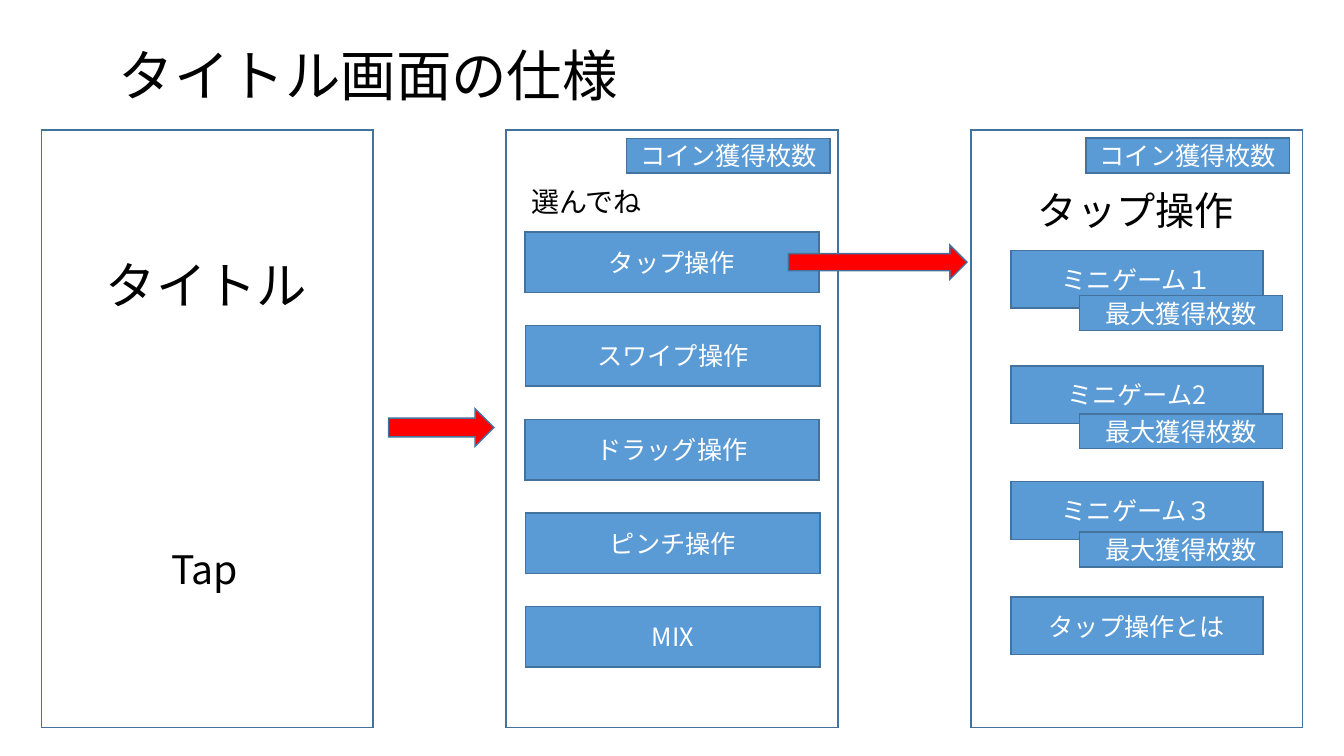
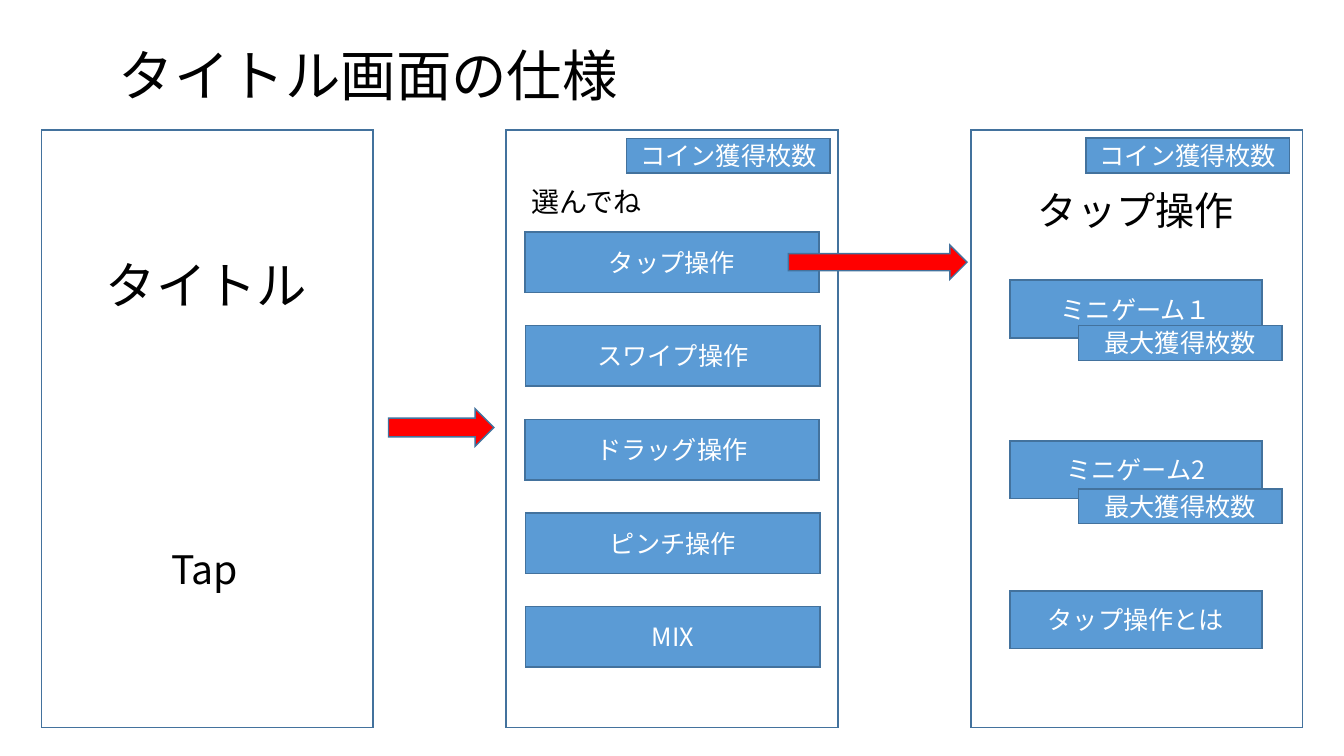
Before and after one commit to JJC-Game/2023_9gatsu_TeamProject03, a slide deck: slide 7 of Etc/企画書/企画書.pptx. Drawn at 1344x756 pixels with LibreOffice and Linux fonts; fonts in the diff are those of the drawing. Boxes give left, top, right and bottom in pixels: in the first picture for what was removed or moved away, otherwise in the second. Text is boxed around its words. In the diff, an @@ line names an element or a change of style, - is before the commit and + after.

```diff
--- a/Etc/企画書/企画書.pptx
+++ b/Etc/企画書/企画書.pptx
@@ rectangle "ミニゲーム１": place and size @@
-rectangle "ミニゲーム１" at bbox=[1011, 250, 1263, 308]
+rectangle "ミニゲーム１" at bbox=[1010, 280, 1262, 338]
@@ rectangle "最大獲得枚数": place and size @@
-rectangle "最大獲得枚数" at bbox=[1080, 295, 1284, 331]
+rectangle "最大獲得枚数" at bbox=[1079, 326, 1282, 361]
@@ rectangle "ミニゲーム2": place and size @@
-rectangle "ミニゲーム2" at bbox=[1011, 366, 1263, 423]
+rectangle "ミニゲーム2" at bbox=[1010, 441, 1262, 498]
@@ rectangle removed at bbox=[1011, 482, 1263, 539] @@
-ミニゲーム３
@@ rectangle "最大獲得枚数": place and size @@
-rectangle "最大獲得枚数" at bbox=[1080, 414, 1284, 450]
+rectangle "最大獲得枚数" at bbox=[1079, 489, 1282, 524]
@@ rectangle removed at bbox=[1080, 532, 1284, 568] @@
-最大獲得枚数
@@ rectangle "タップ操作とは": place and size @@
-rectangle "タップ操作とは" at bbox=[1011, 597, 1263, 654]
+rectangle "タップ操作とは" at bbox=[1010, 591, 1262, 648]
```
Also in this commit, not shown: 1 other file.
